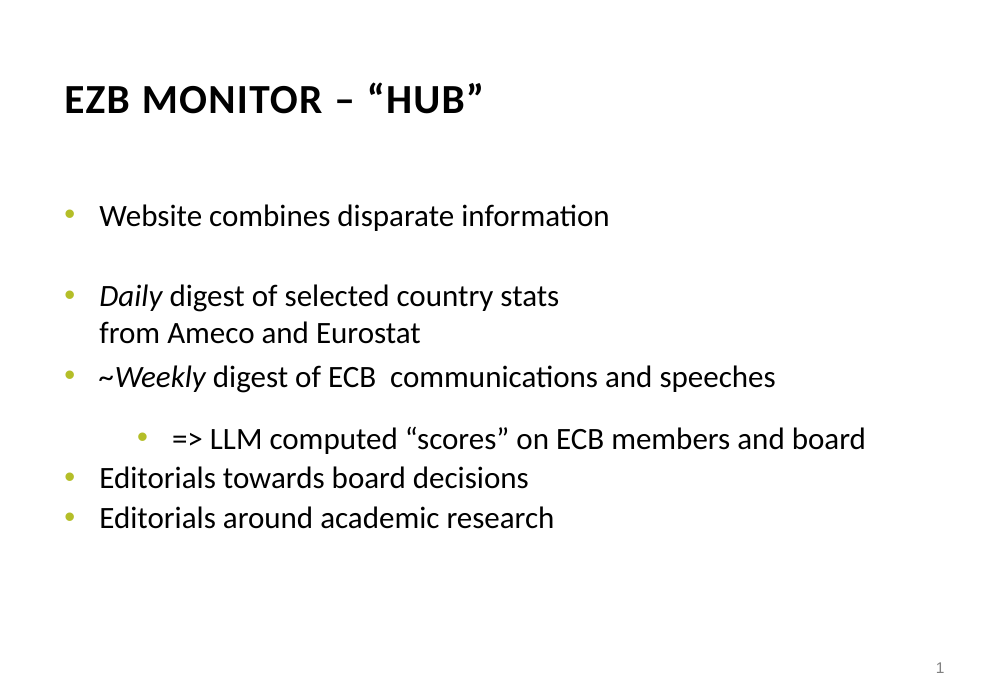
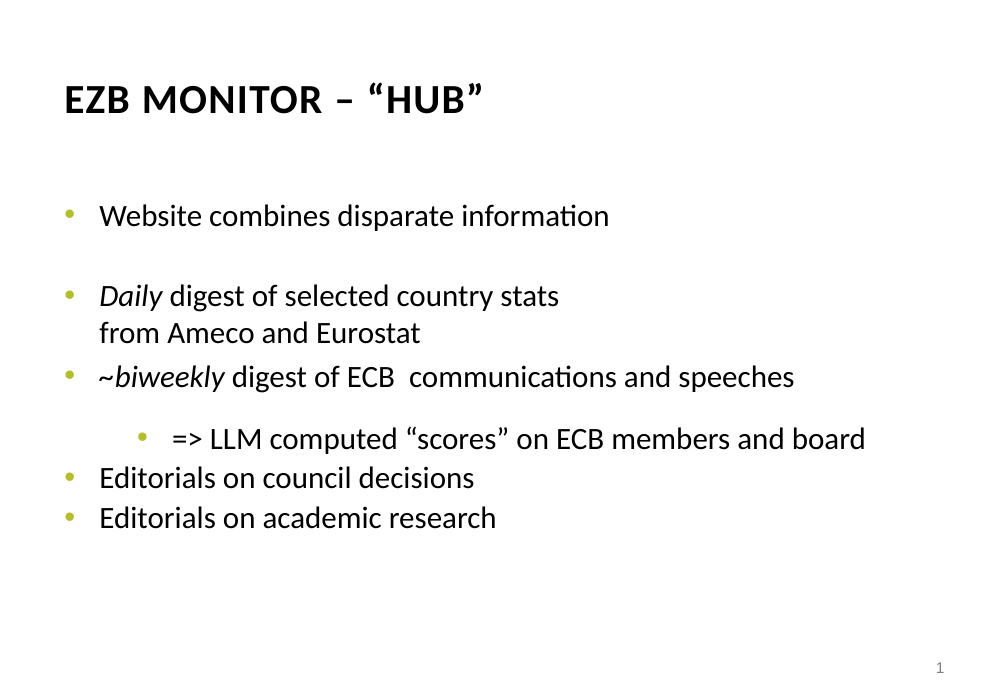
Before and after one commit to pbberlin/ecb-monitor-website, a slide deck: slide 1 of doc/architecture.pptx. Drawn at 1008x698 pixels with LibreOffice and Linux fonts; fonts in the diff are those of the drawing; background and template pictures are left out. Boxes give left, top, right and bottom in pixels: in the first picture for what was removed or moved away, otherwise in the second. Text is boxed around its words. In the diff, an @@ line names an element or a change of style, - is before the commit and + after.

```diff
--- a/doc/architecture.pptx
+++ b/doc/architecture.pptx
@@ text at box(99, 365, 794, 393): text changed @@
-• ~Weekly digest of ECB communications and speeches
+• ~biweekly digest of ECB communications and speeches
@@ text at box(99, 466, 497, 529): text changed @@
-• Editorials towards board decisions
-• Editorials around academic research
+• Editorials on council decisions
+• Editorials on academic research
```
Also in this commit, not shown: 1 other slide changed, 2 other files.
